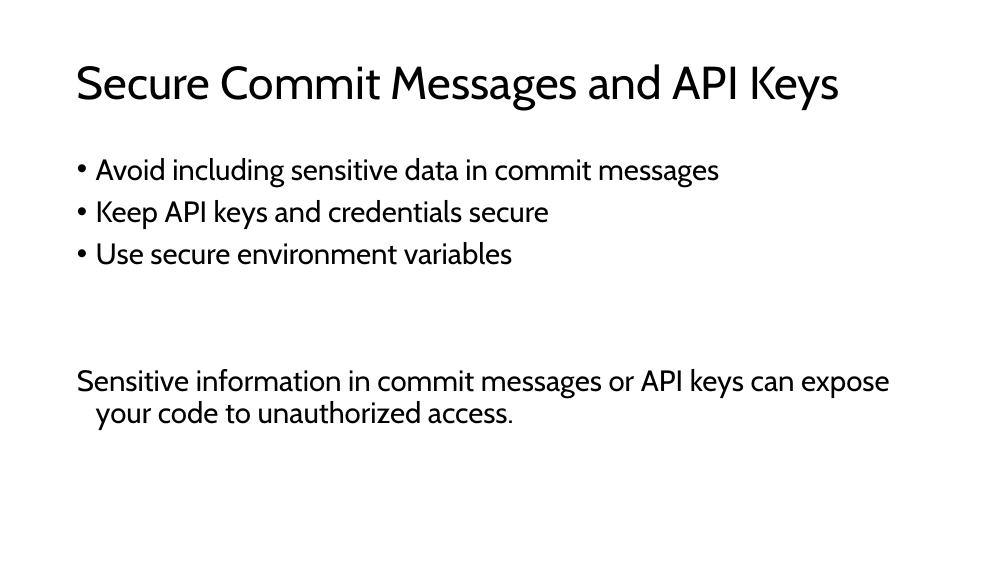
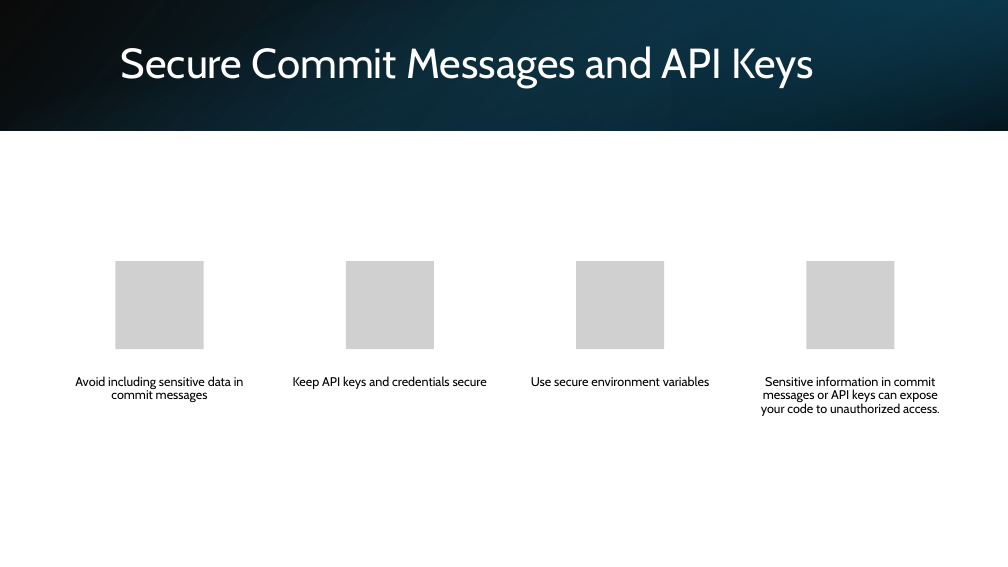
Before and after one commit to Ken-Smit/CSD-380, a slide deck: slide 6 of Module-11/smith-mod11.pptx. Drawn at 1008x567 pixels with LibreOffice and Linux fonts; fonts in the diff are those of the drawing; grey boxes stand for pictures. Boxes give left, top, right and bottom in pixels: in the first picture for what was removed or moved away, otherwise in the second. Text is boxed around its words. In the diff, an @@ line names an element or a change of style, - is before the commit and + after.

```diff
--- a/Module-11/smith-mod11.pptx
+++ b/Module-11/smith-mod11.pptx
@@ rectangle added at [0,0,1008,130], fill gradient #000000 to #104862 @@
@@ rectangle added at [0,0,1008,130], fill gradient #156082 to #000000 @@
@@ title "Secure Commit Messages and API ...": place and size @@
-title "Secure Commit Messages and API ..." at [77,64,840,110]
+title "Secure Commit Messages and API ..." at [121,46,814,88]
@@ title "Secure Commit Messages and API ..." at [121,46,814,88]: size 44 to 40 pt, text colour #000000 to #FFFFFF @@
@@ rectangle added at [672,0,1008,130], fill gradient #0B3041 to #156082 @@
@@ text removed at [77,158,890,430] @@
-• Avoid including sensitive data in commit messages
-• Keep API keys and credentials secure
-• Use secure environment variables
-Sensitive information in commit messages or API keys can expose your code to unauthorized access.
@@ group added at [75,261,940,416]: 4 pictures, 4 texts @@
+Avoid including sensitive data in commit messages
+Keep API keys and credentials secure
+Use secure environment variables
+Sensitive information in commit messages or API keys can expose your code to unauthorized access.
```
Also in this commit, not shown: 9 other slides changed, 3 other files.
